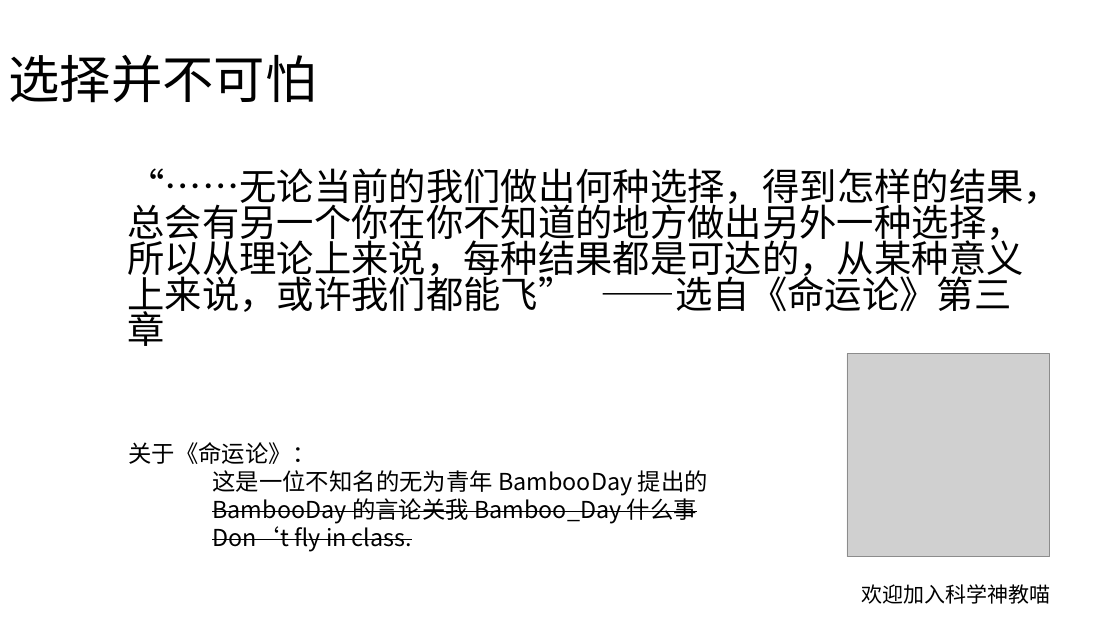
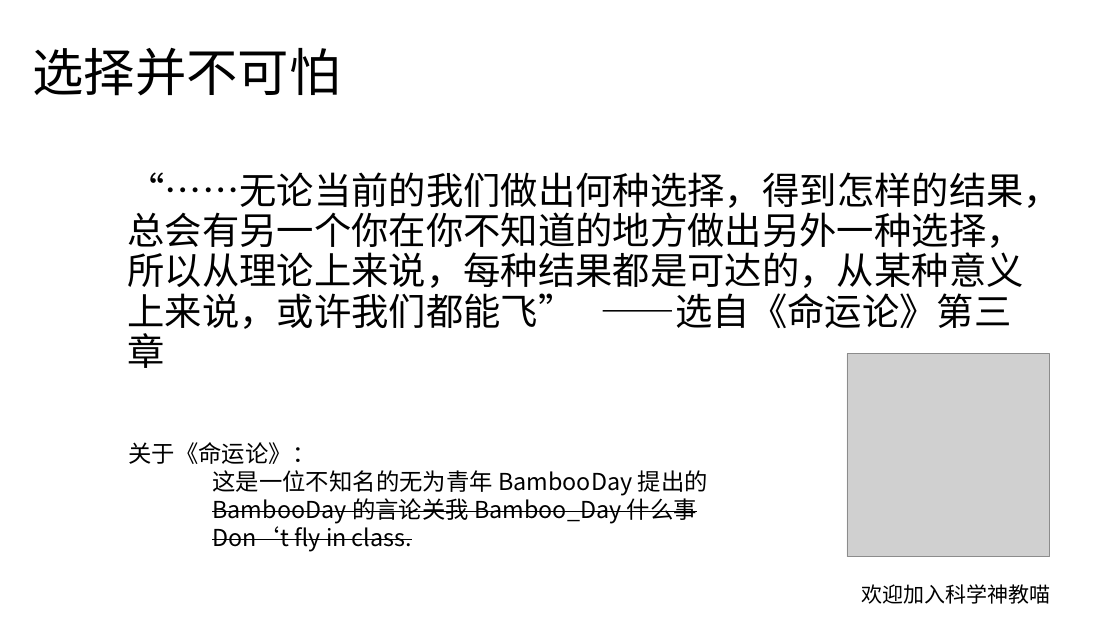
Before and after one commit to BambooDay/OI, a slide deck: slide 2 of 激情演讲.pptx. Drawn at 1120x630 pixels with LibreOffice and Linux fonts; fonts in the diff are those of the drawing; grey boxes stand for pictures. Boxes give left, top, right and bottom in pixels: in the first picture for what was removed or moved away, otherwise in the second. Text is boxed around its words. In the diff, an @@ line names an element or a change of style, - is before the commit and + after.

```diff
--- a/激情演讲.pptx
+++ b/激情演讲.pptx
@@ title "选择并不可怕": place and size @@
-title "选择并不可怕" at (8,55,316,103)
+title "选择并不可怕" at (33,48,341,96)
@@ text "“……无论当前的我们做出何种选择，得到怎样的结果，总会有另一个你在你不知道的地方做出另外一种选择，所以从理论上来说，每种 ..." at (127,172,1061,368): line spacing 0.8 to 0.9 @@
```
Also in this commit, not shown: 3 other slides changed, 1 slide added, 1 slide removed, 2 other files.
